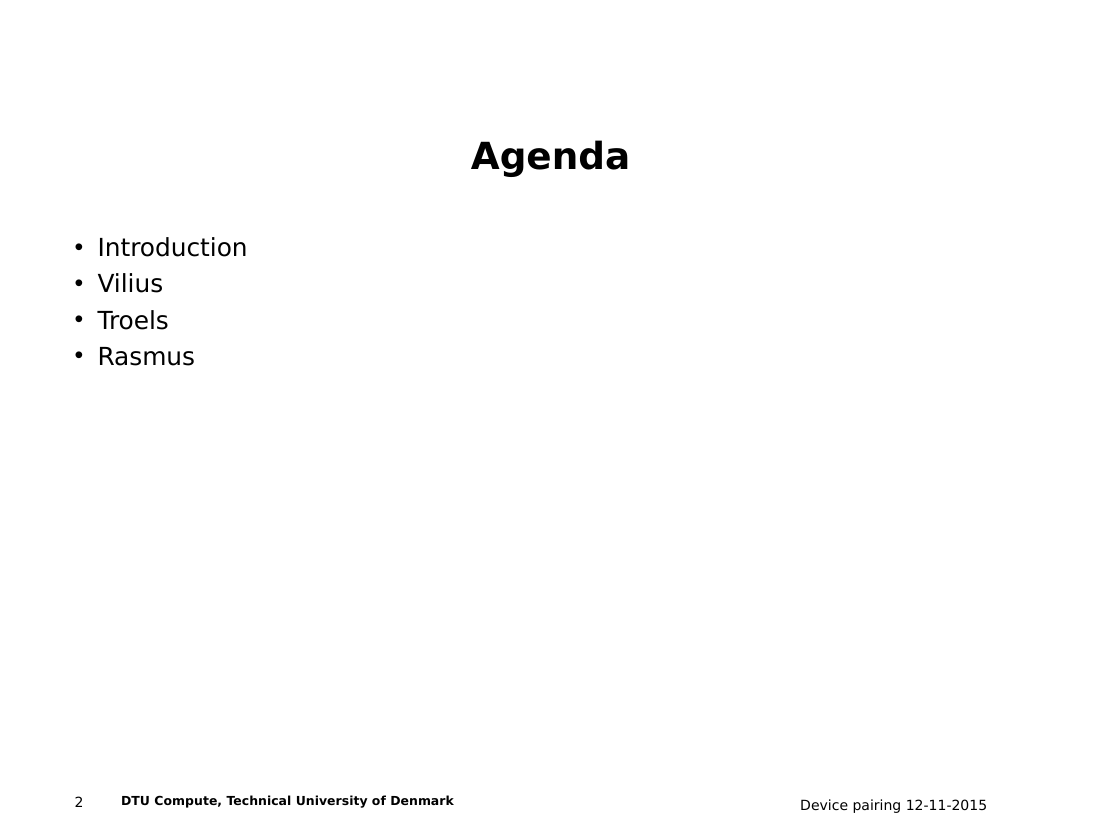
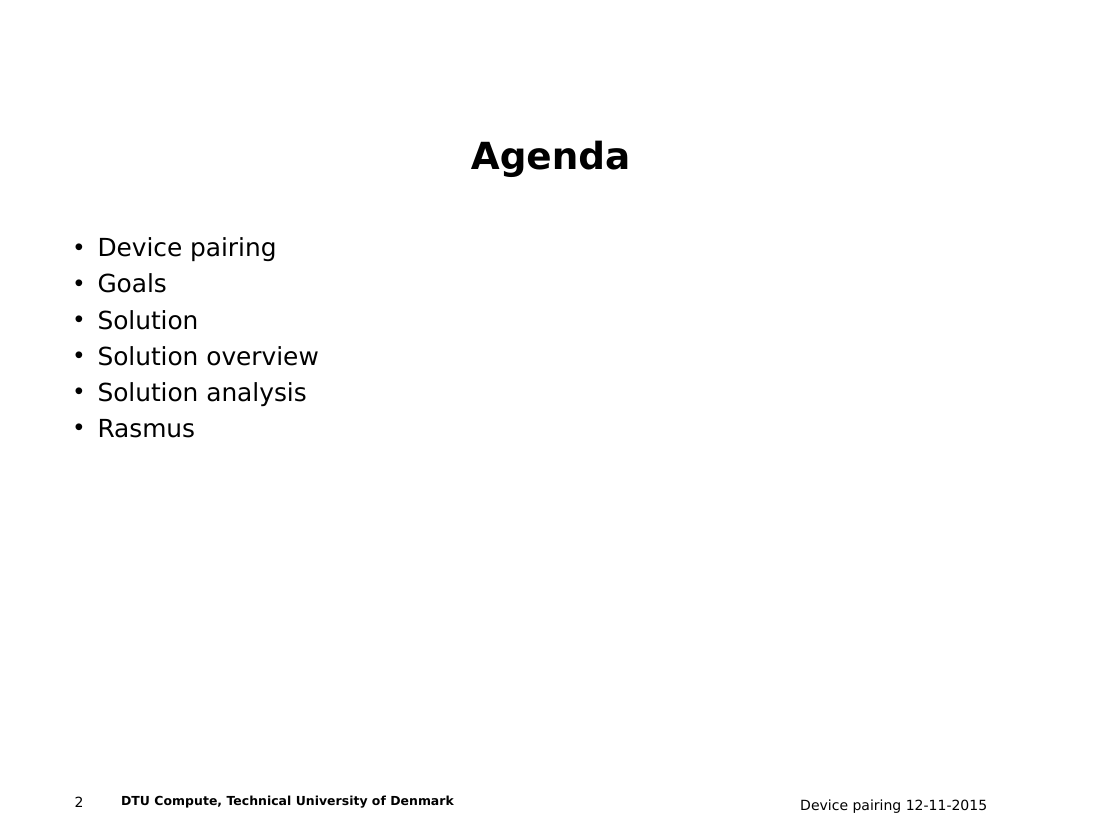
Before and after one commit to ttsoftware/applied-cryptography, a slide deck: slide 2 of Audio-based Out of Band Channel key exchange.ppt. Drawn at 1120x840 pixels with LibreOffice and Linux fonts; fonts in the diff are those of the drawing; background and template pictures are left out. Boxes give left, top, right and bottom in pixels: in the first picture for what was removed or moved away, otherwise in the second. Text is boxed around its words. In the diff, an @@ line names an element or a change of style, - is before the commit and + after.

Commit message:
pictures for dev pairing

```diff
--- a/Audio-based Out of Band Channel key exchange.ppt
+++ b/Audio-based Out of Band Channel key exchange.ppt
@@ text at bbox=[98, 237, 318, 407]: text changed @@
-• Introduction
-• Vilius
-• Troels
+• Device pairing
+• Goals
+• Solution
+• Solution overview
+• Solution analysis
```
Also in this commit, not shown: 1 other slide changed.
